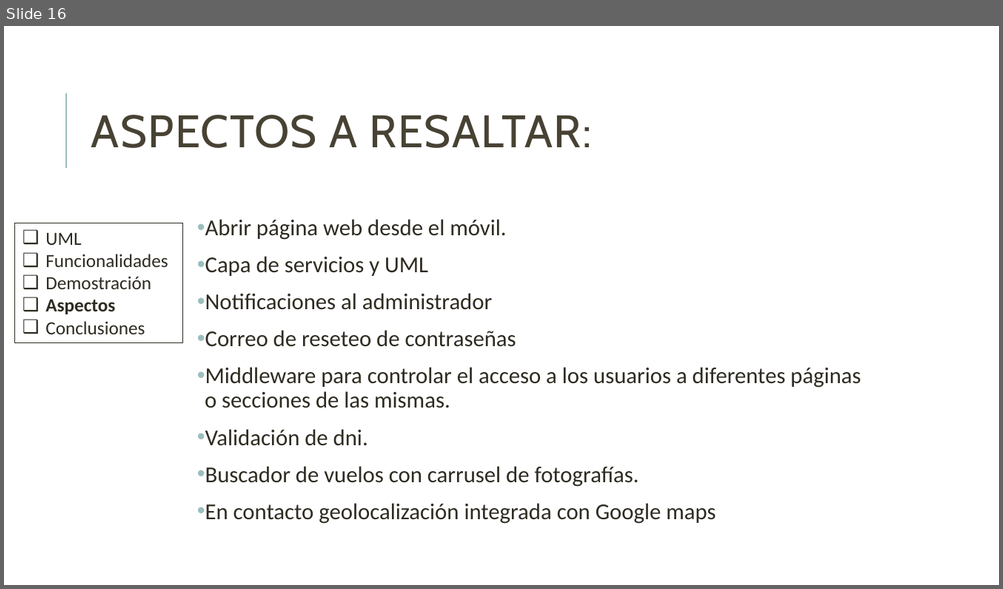
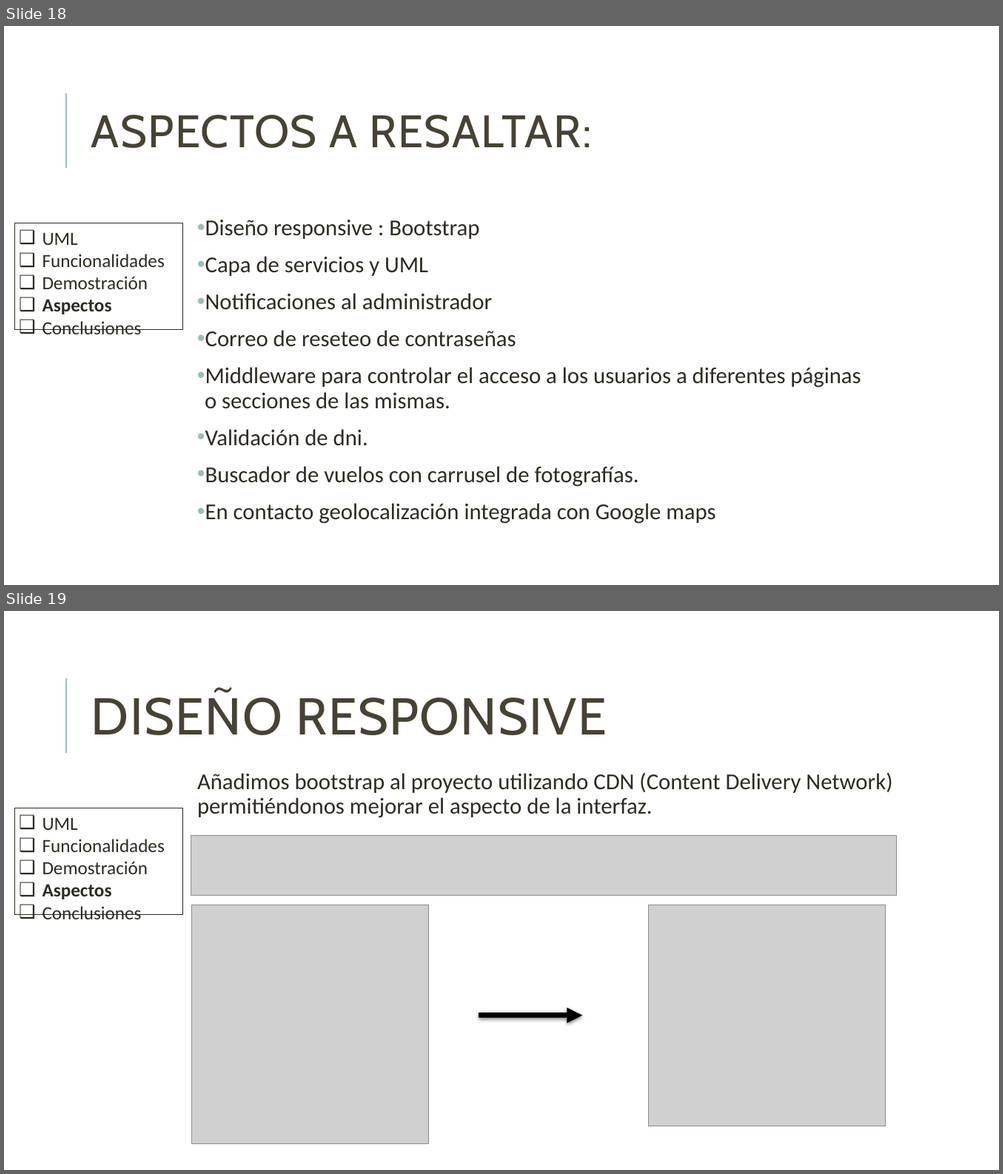
Before and after one commit to danielallhoff/M17-G4-AirDSS, a slide deck: AIRDSS.pptx. Shown one above the other, each under a label of ours: slide 16 before the commit, slides 18 and 19 after it. The pictures are 1003x589 and 1003x1174 pixels, drawn with LibreOffice and Linux fonts; fonts in the diff are those of the drawing; grey boxes stand for pictures. Boxes give left, top, right and bottom in pixels: in the first picture for what was removed or moved away, otherwise in the second. Text is boxed around its words. In the diff, an @@ line names an element or a change of style, - is before the commit and + after.

```diff
--- a/AIRDSS.pptx
+++ b/AIRDSS.pptx
@@ slide 19 added at (x1=4, y1=611, x2=999, y2=1170), background #FFFFFF; not listed: 1 template element that a slide beside it also shows @@
@@ title added at (x1=91, y1=691, x2=607, y2=735), 50 pt, text #474233 @@
+DISEÑO RESPONSIVE
@@ text added at (x1=197, y1=772, x2=892, y2=818), 22 pt, text #2E2B21 @@
+  Añadimos bootstrap al proyecto utilizando CDN (Content Delivery Network) permitiéndonos mejorar el aspecto de la interfaz.
@@ rectangle added at (x1=15, y1=808, x2=183, y2=914), outline #2E2B21 0.75 pt, 18 pt, text #2E2B21 @@
+❑ UML
+❑ Funcionalidades
+❑ Demostración
+❑ Aspectos
+❑ Conclusiones
@@ picture added at (x1=190, y1=835, x2=896, y2=896) @@
@@ picture added at (x1=191, y1=906, x2=429, y2=1145) @@
@@ picture added at (x1=648, y1=905, x2=885, y2=1127) @@
@@ arrow added from (478, 1016) to (582, 1016), #000000 5 pt @@
@@ what was slide 16 is now slide 18 @@
@@ slide 18 changed as well @@
@@ rectangle "UML" resized from (x1=15, y1=223, x2=183, y2=344) to (x1=15, y1=223, x2=183, y2=329) @@
@@ text at (x1=205, y1=220, x2=479, y2=239): text changed @@
-• Abrir página web desde el móvil.
+• Diseño responsive : Bootstrap
```
Also in this commit, not shown: 19 other slides changed, 3 other slides added.
